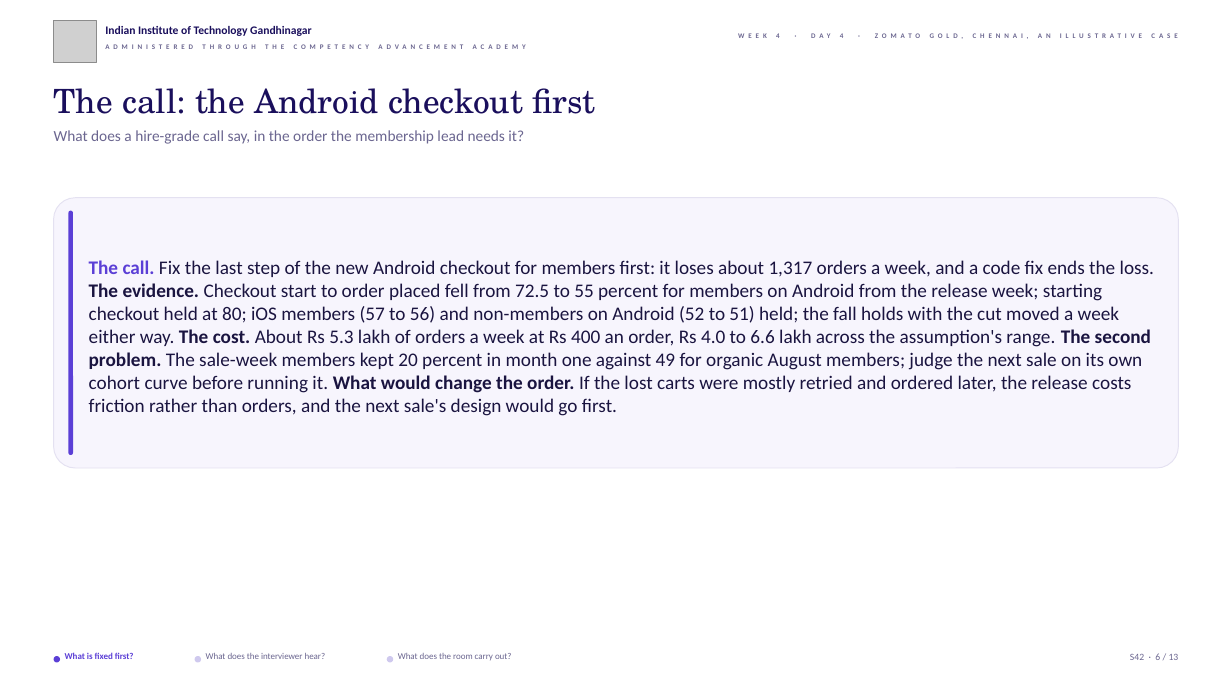
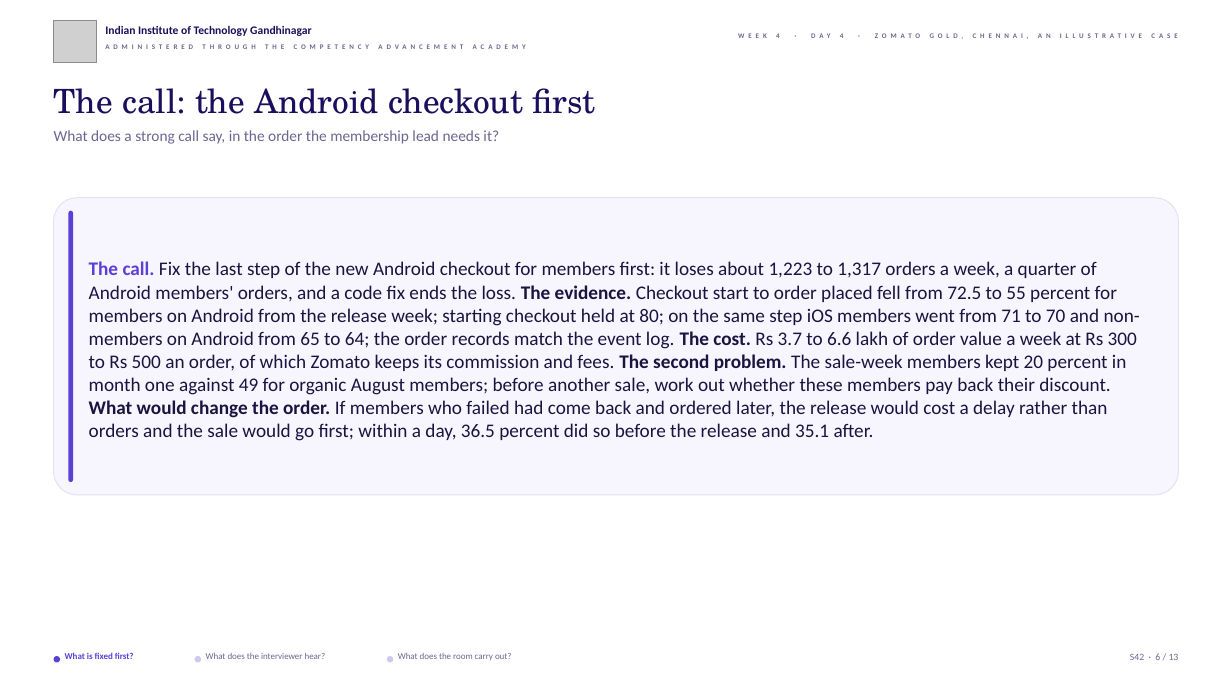
Before and after one commit to fde-academy-lab/c2-content-factory, a slide deck: slide 6 of content/W04/D4/slides/C2_W04_D04_half2_STUDENT.pptx. Drawn at 1232x693 pixels with LibreOffice and Linux fonts; fonts in the diff are those of the drawing; grey boxes stand for pictures; background and template pictures are left out. Boxes give left, top, right and bottom in pixels: in the first picture for what was removed or moved away, otherwise in the second. Text is boxed around its words. In the diff, an @@ line names an element or a change of style, - is before the commit and + after.

```diff
--- a/content/W04/D4/slides/C2_W04_D04_half2_STUDENT.pptx
+++ b/content/W04/D4/slides/C2_W04_D04_half2_STUDENT.pptx
@@ text at bbox=[54, 130, 499, 144]: text changed @@
-What does a hire-grade call say, in the order the membership lead needs it?
+What does a strong call say, in the order the membership lead needs it?
@@ rounded rectangle: place and size @@
-rounded rectangle at bbox=[54, 198, 1178, 468]
+rounded rectangle at bbox=[54, 198, 1178, 495]
@@ rounded rectangle: place and size @@
-rounded rectangle at bbox=[68, 211, 73, 455]
+rounded rectangle at bbox=[68, 211, 73, 482]
@@ text at bbox=[89, 261, 1140, 441]: text changed @@
-The call. Fix the last step of the new Android checkout for members first: it loses about 1,317 orders a week, and a code fix ends the loss. The evidence. Checkout start to order placed fell from 72.5 to 55 percent for members on Android from the release week; starting checkout held at 80; iOS members (57 to 56) and non-members on Android (52 to 51) held; the fall holds with the cut moved a week either way. The cost. About Rs 5.3 lakh of orders a week at Rs 400 an order, Rs 4.0 to 6.6 lakh across the assumption's range. The second problem. The sale-week members kept 20 percent in month one against 49 for organic August members; judge the next sale on its own cohort curve before running it. What would change the order. If the lost carts were mostly retried and ordered later, the release costs friction rather than orders, and the next sale's design would go first.
+The call. Fix the last step of the new Android checkout for members first: it loses about 1,223 to 1,317 orders a week, a quarter of Android members' orders, and a code fix ends the loss. The evidence. Checkout start to order placed fell from 72.5 to 55 percent for members on Android from the release week; starting checkout held at 80; on the same step iOS members went from 71 to 70 and non-members on Android from 65 to 64; the order records match the event log. The cost. Rs 3.7 to 6.6 lakh of order value a week at Rs 300 to Rs 500 an order, of which Zomato keeps its commission and fees. The second problem. The sale-week members kept 20 percent in month one against 49 for organic August members; before another sale, work out whether these members pay back their discount. What would change the order. If members who failed had come back and ordered later, the release would cost a delay rather than orders and the sale would go first; within a day, 36.5 percent did so before the release and 35.1 after.
```
Also in this commit, not shown: 9 other slides changed, 5 other files.
